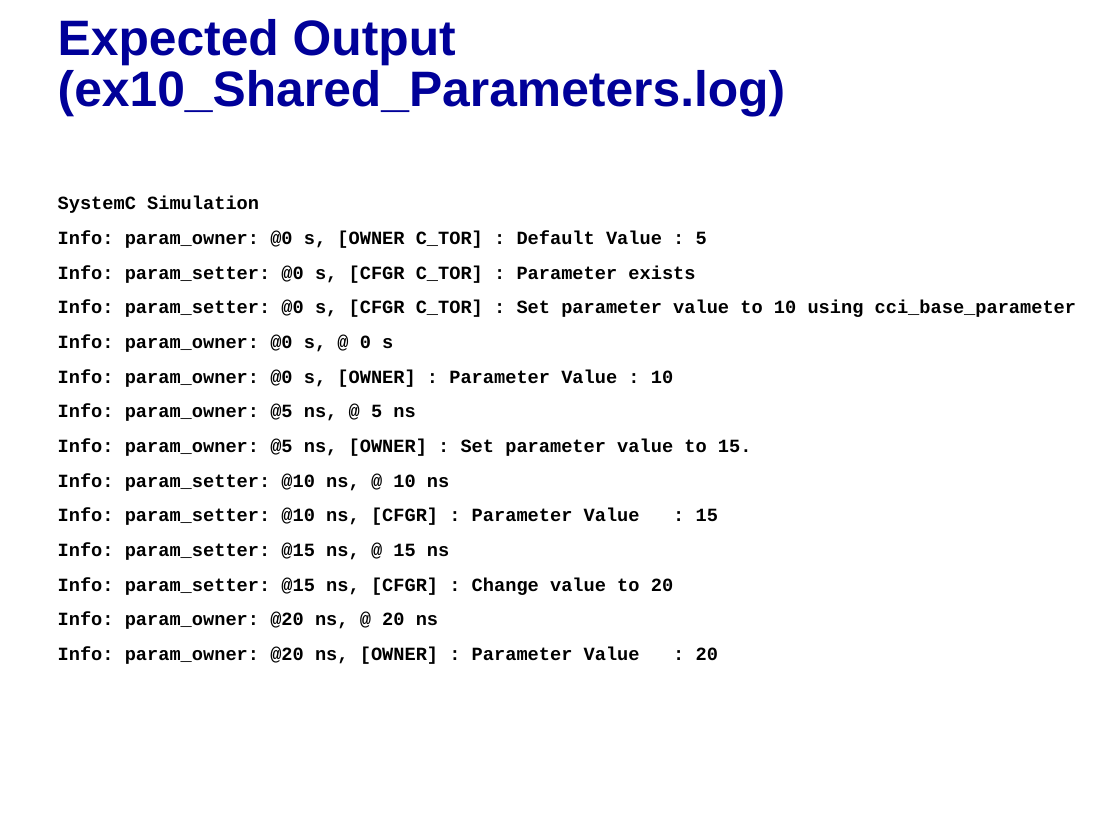
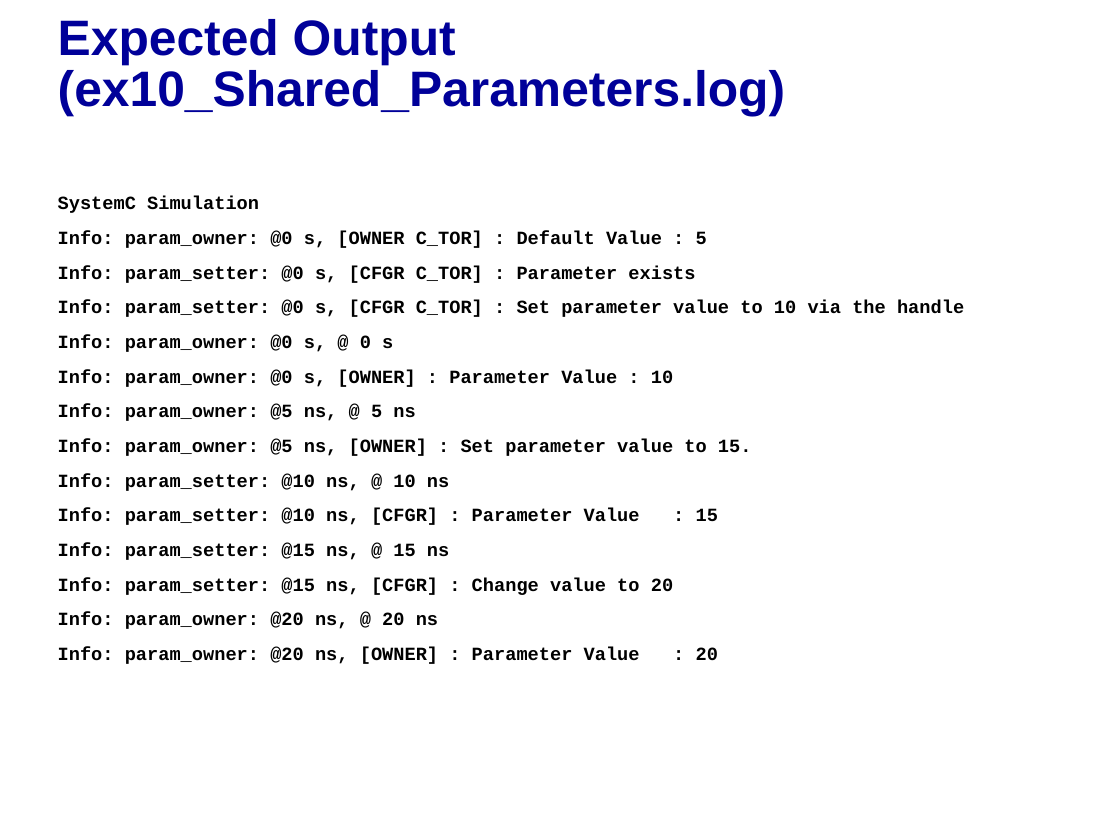
Before and after one commit to accellera-official/cci, a slide deck: slide 7 of examples/ex10_Shared_Parameters/docs/ex10_Shared_Parameters.ppt. Drawn at 1120x840 pixels with LibreOffice and Linux fonts; fonts in the diff are those of the drawing; background and template pictures are left out. Boxes give left, top, right and bottom in pixels: in the first picture for what was removed or moved away, otherwise in the second. Text is boxed around its words. In the diff, an @@ line names an element or a change of style, - is before the commit and + after.

```diff
--- a/examples/ex10_Shared_Parameters/docs/ex10_Shared_Parameters.ppt
+++ b/examples/ex10_Shared_Parameters/docs/ex10_Shared_Parameters.ppt
@@ text at box(58, 300, 964, 317): text changed @@
-Info: param_setter: @0 s, [CFGR C_TOR] : Set parameter value to 10 using cci_base_parameter
+Info: param_setter: @0 s, [CFGR C_TOR] : Set parameter value to 10 via the handle
```
Also in this commit, not shown: 2 other slides changed, 11 other files.
